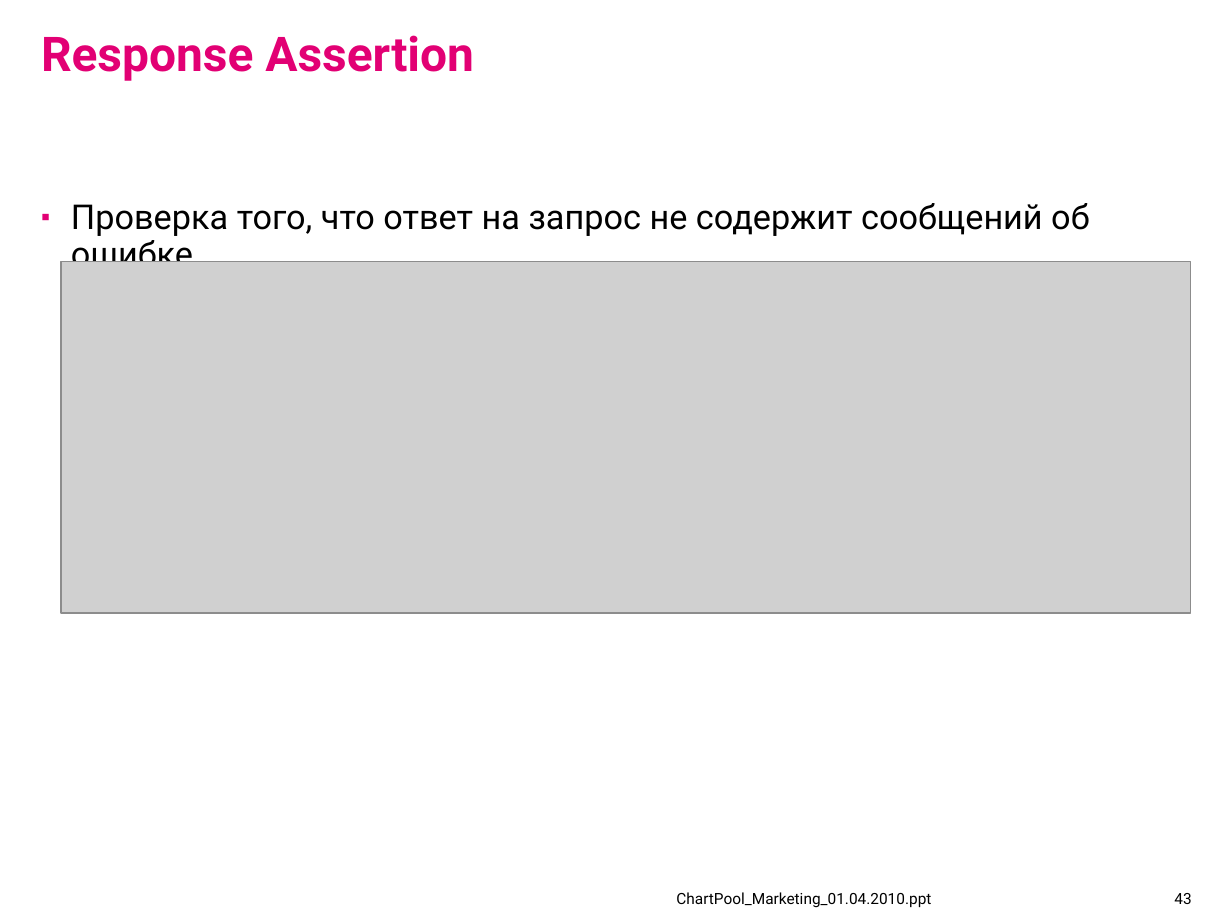
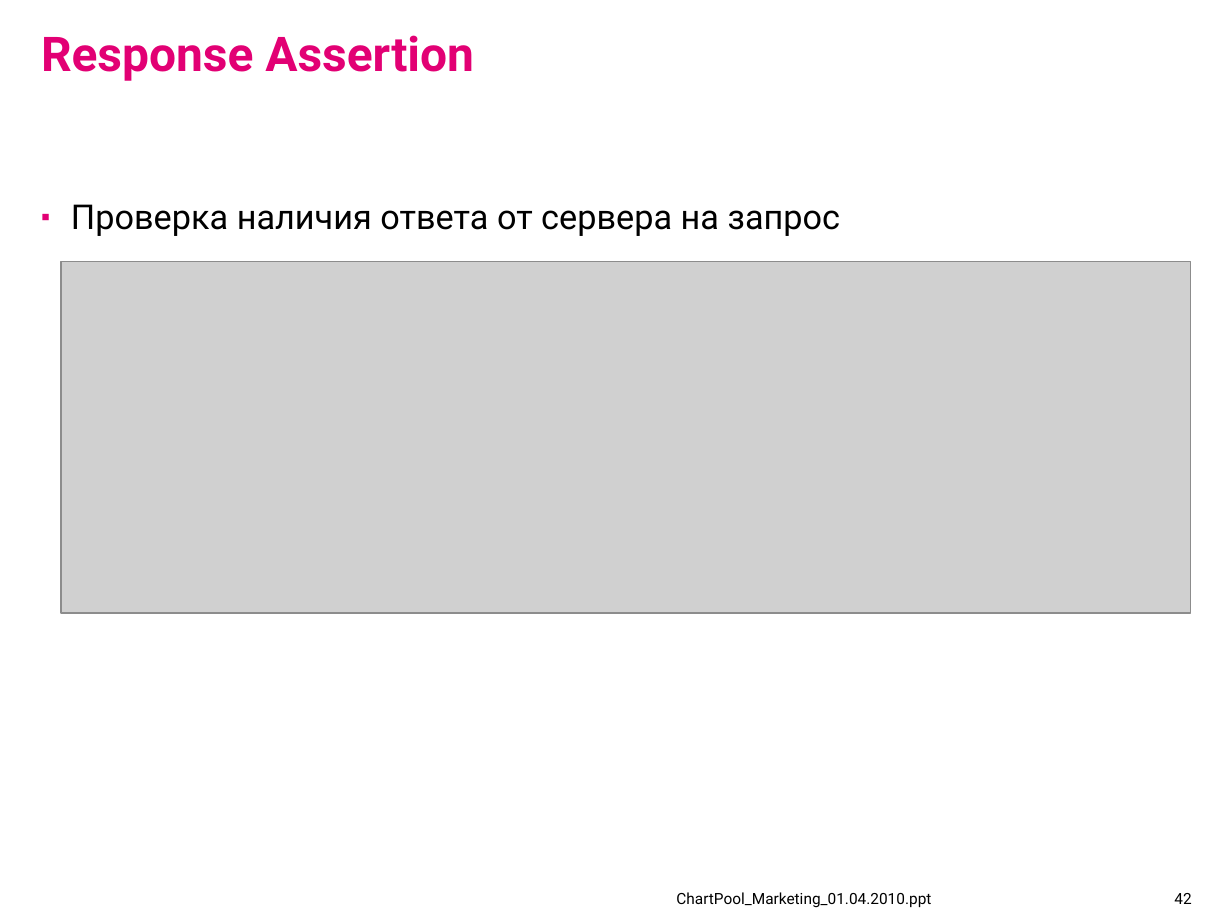
Before and after one commit to IvanCS/JMeterAvtoTestingDemo, a slide deck: slide 42 of documents/presentation.ppt (slide 43 before the commit). Drawn at 1232x924 pixels with LibreOffice and Linux fonts; fonts in the diff are those of the drawing; grey boxes stand for pictures; background and template pictures are left out. Boxes give left, top, right and bottom in pixels: in the first picture for what was removed or moved away, otherwise in the second. Text is boxed around its words. In the diff, an @@ line names an element or a change of style, - is before the commit and + after.

```diff
--- a/documents/presentation.ppt
+++ b/documents/presentation.ppt
@@ text at (71, 204, 840, 236): text changed @@
-▪ Проверка того, что ответ на запрос не содержит сообщений об ошибке.
+▪ Проверка наличия ответа от сервера на запрос
@@ page number at (1174, 893, 1191, 904): text changed @@
-43
+42
```
Also in this commit, not shown: 5 other slides changed, 9 slides added, 12 other files.
